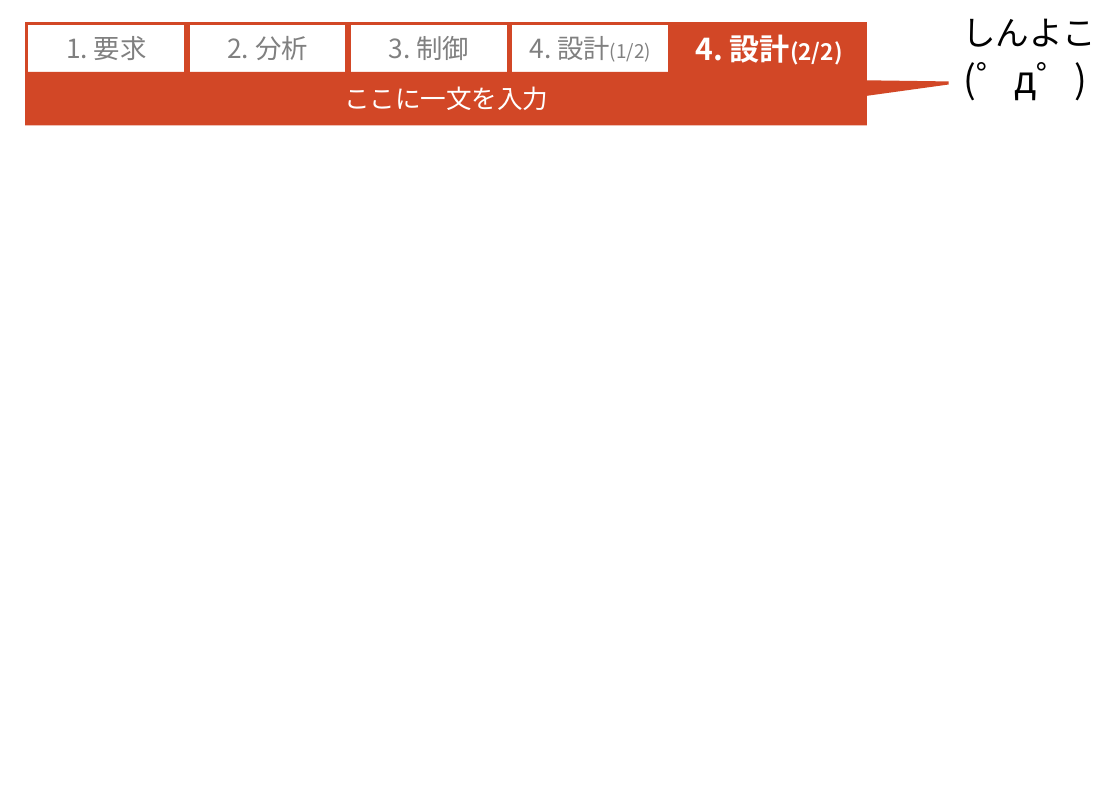
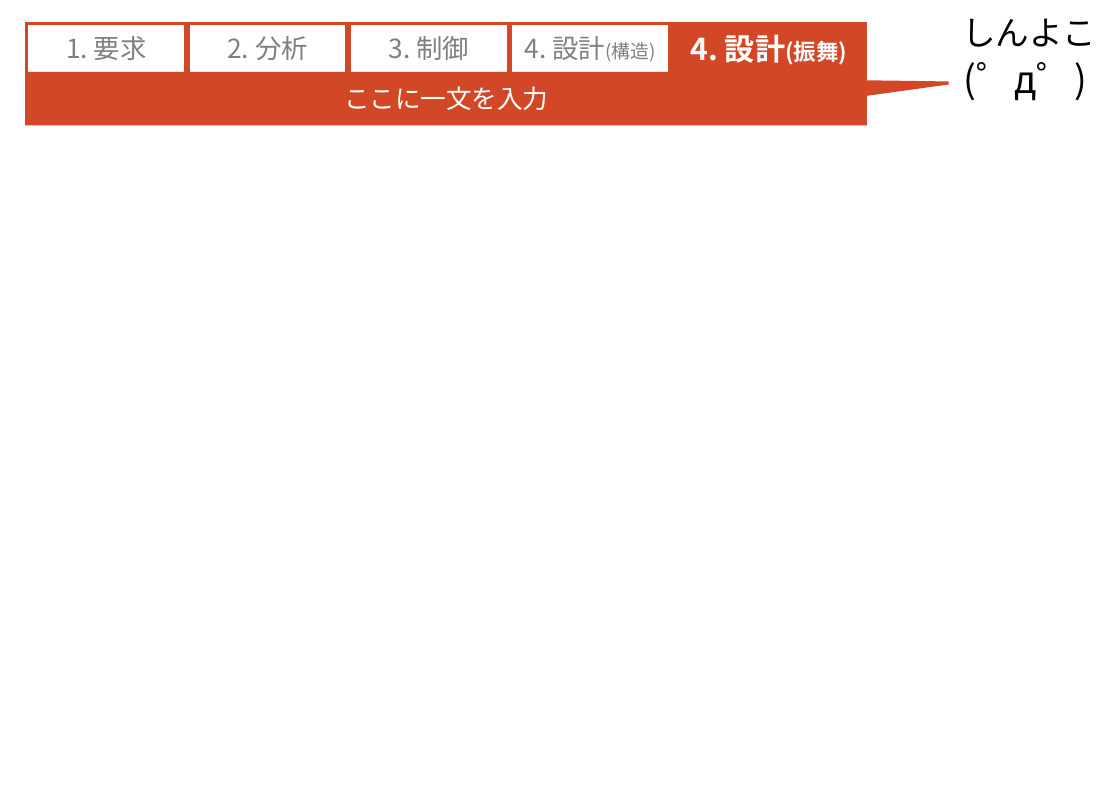
Before and after one commit to RITS-ETrobo/Yokohama, a slide deck: slide 2 of design/2016/models/4_design_model.pptx. Drawn at 1120x792 pixels with LibreOffice and Linux fonts; fonts in the diff are those of the drawing. Boxes give left, top, right and bottom in pixels: in the first picture for what was removed or moved away, otherwise in the second. Text is boxed around its words. In the diff, an @@ line names an element or a change of style, - is before the commit and + after.

```diff
--- a/design/2016/models/4_design_model.pptx
+++ b/design/2016/models/4_design_model.pptx
@@ text in rounded rectangle at bbox=[525, 36, 655, 62]: text changed; size 20 to 28 pt @@
-4. 設計(1/2)
+4. 設計(構造)
@@ text in rounded rectangle at bbox=[691, 34, 847, 65]: text changed; size 24 to 32 pt @@
-4. 設計(2/2)
+4. 設計(振舞)
```
Also in this commit, not shown: 1 other slide changed.
